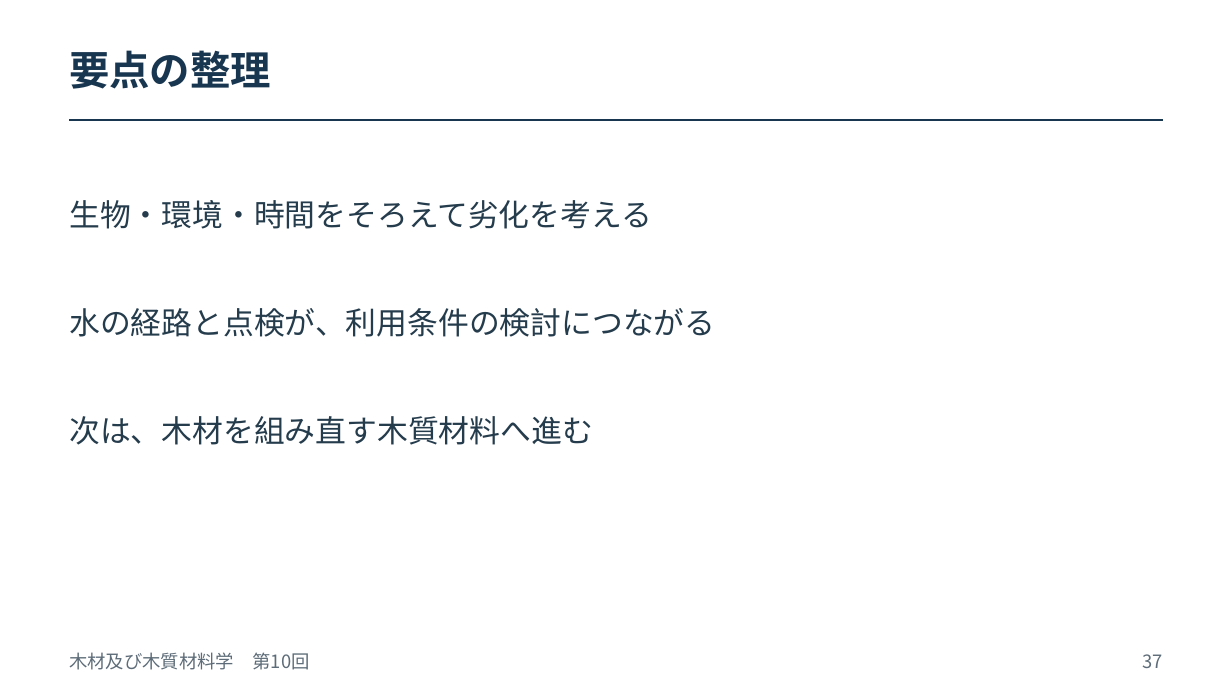
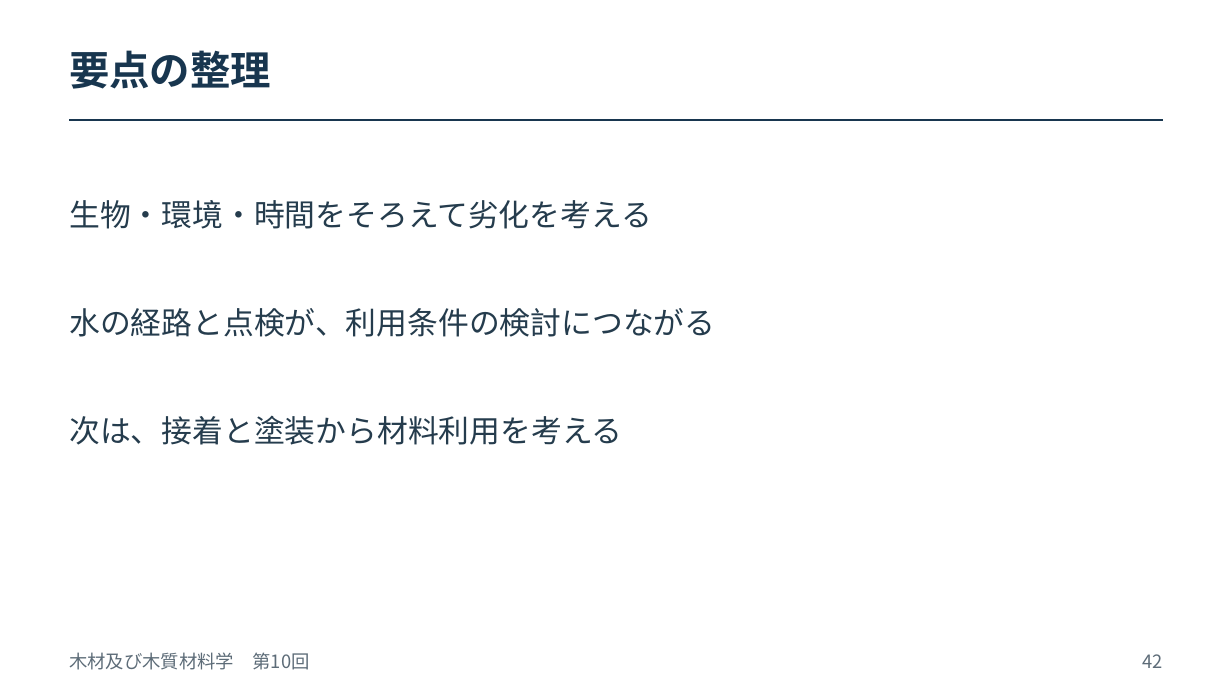
Before and after one commit to zooc-14calbp/wood-science-course, a slide deck: slide 42 of 第10回/10_オンデマンド_授業スライド.pptx (slide 37 before the commit). Drawn at 1232x693 pixels with LibreOffice and Linux fonts; fonts in the diff are those of the drawing. Boxes give left, top, right and bottom in pixels: in the first picture for what was removed or moved away, otherwise in the second. Text is boxed around its words. In the diff, an @@ line names an element or a change of style, - is before the commit and + after.

```diff
--- a/第10回/10_オンデマンド_授業スライド.pptx
+++ b/第10回/10_オンデマンド_授業スライド.pptx
@@ text at (x1=69, y1=415, x2=622, y2=445): text changed @@
-次は、木材を組み直す木質材料へ進む
+次は、接着と塗装から材料利用を考える
@@ text at (x1=1142, y1=654, x2=1162, y2=668): text changed @@
-37
+42
```
Also in this commit, not shown: 18 other slides changed, 5 slides added, 20 other files.
